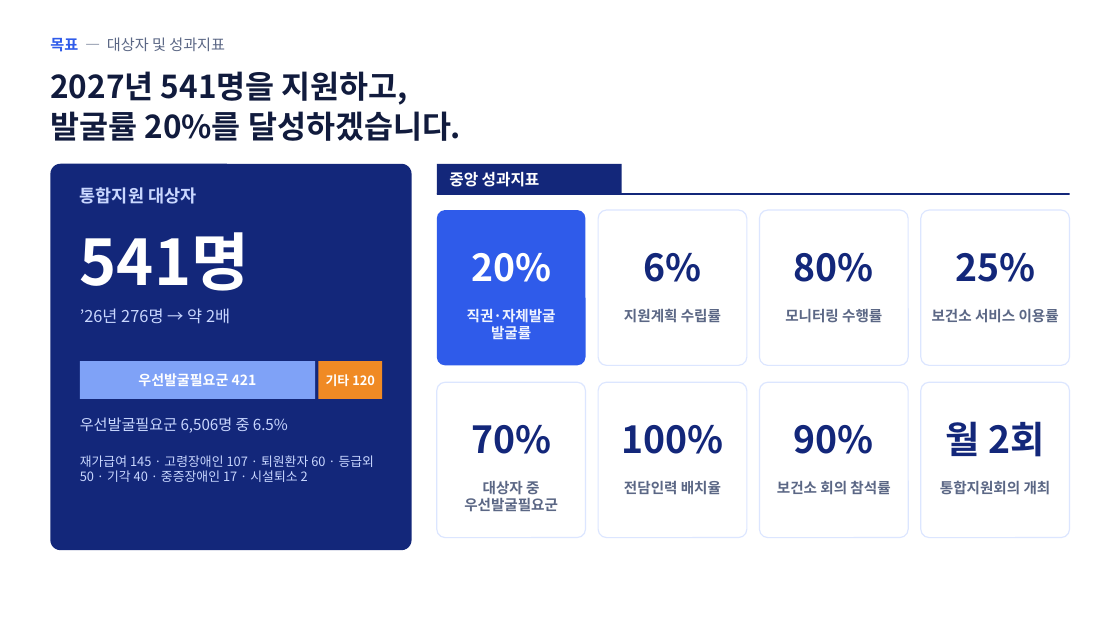
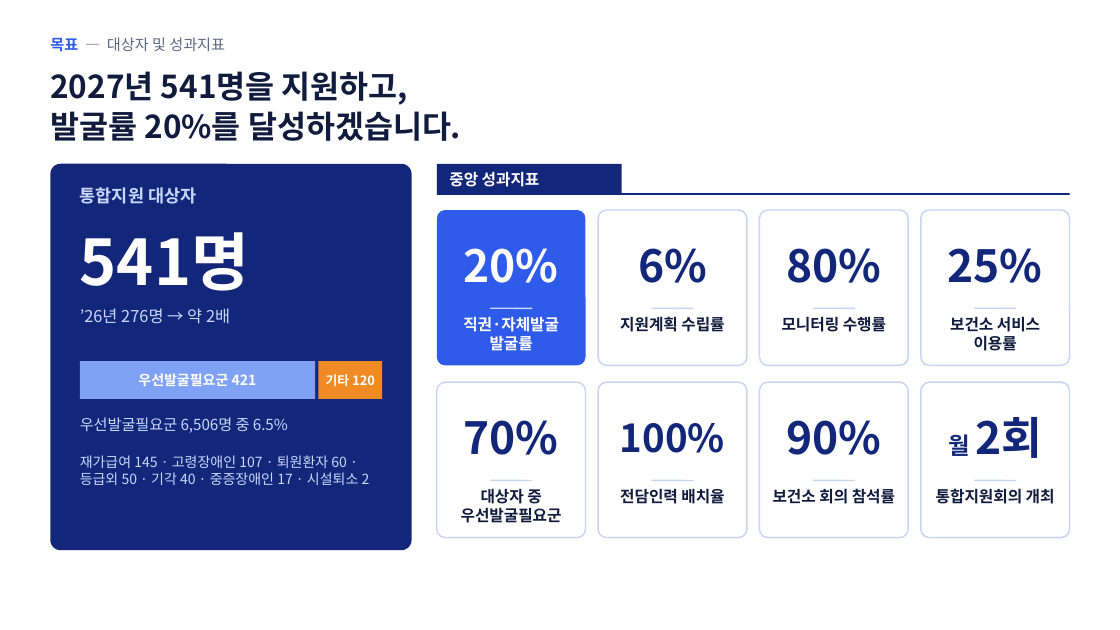
Before and after one commit to skys0430-creator/ssosso0430, a slide deck: slide 13 of docs/uiwang-2027-plan/files/2027_지역계획_협의체심의_발표자료_v3_15장.pptx. Drawn at 1120x630 pixels with LibreOffice and Linux fonts; fonts in the diff are those of the drawing; background and template pictures are left out. Boxes give left, top, right and bottom in pixels: in the first picture for what was removed or moved away, otherwise in the second. Text is boxed around its words. In the diff, an @@ line names an element or a change of style, - is before the commit and + after.

```diff
--- a/docs/uiwang-2027-plan/files/2027_지역계획_협의체심의_발표자료_v3_15장.pptx
+++ b/docs/uiwang-2027-plan/files/2027_지역계획_협의체심의_발표자료_v3_15장.pptx
@@ text "직권·자체발굴 발굴률" at [463, 317, 559, 354]: size 12.5 to 13.5 pt, text colour #EEF3FF to #FFFFFF @@
@@ line added from (491, 308) to (533, 308), #C9D7FF 1.25 pt @@
@@ 6 texts: place and size @@
-6 texts at [464, 308, 1059, 512]
+6 texts at [461, 316, 1055, 523]
@@ size 12.5 to 13.5 pt, text colour #5B6785 to #111B3D in 7 elements at [782, 316, 886, 332], [950, 316, 1040, 351], [461, 488, 562, 523], [773, 488, 895, 504], [936, 488, 1055, 504], [620, 488, 724, 504], [620, 316, 724, 332] @@
@@ line added from (652, 308) to (694, 308), #C9D5F2 1.25 pt @@
@@ text "모니터링 수행률": place and size @@
-text "모니터링 수행률" at [785, 309, 882, 323]
+text "모니터링 수행률" at [782, 316, 886, 332]
@@ line added from (813, 308) to (855, 308), #C9D5F2 1.25 pt @@
@@ line added from (975, 308) to (1017, 308), #C9D5F2 1.25 pt @@
@@ outline #DCE6FF 1 pt to #C9D5F2 1.25 pt in 7 elements at [598, 210, 747, 365], [760, 210, 908, 365], [921, 210, 1070, 365], [437, 382, 586, 538], [598, 382, 747, 538], [760, 382, 908, 538], [921, 382, 1070, 538] @@
@@ text "100%" at [620, 423, 725, 453]: size 32 to 33 pt @@
@@ size 32 to 38 pt in 6 elements at [464, 248, 559, 283], [638, 248, 707, 283], [786, 248, 881, 283], [948, 248, 1043, 283], [464, 420, 559, 455], [786, 420, 881, 455] @@
@@ text "월 2회" at [948, 417, 1042, 458]: size 32 to 20 pt in "월"; size 32 to 38 pt in "2회" @@
@@ text "재가급여 145 · 고령장애인 107 ..." at [80, 455, 370, 485]: size 11 to 12 pt @@
@@ line added from (491, 481) to (533, 481), #C9D5F2 1.25 pt @@
@@ line added from (652, 481) to (694, 481), #C9D5F2 1.25 pt @@
@@ text "보건소 회의 참석률": place and size @@
-text "보건소 회의 참석률" at [777, 481, 890, 495]
+text "보건소 회의 참석률" at [773, 488, 895, 504]
@@ line added from (813, 481) to (855, 481), #C9D5F2 1.25 pt @@
@@ line added from (975, 481) to (1017, 481), #C9D5F2 1.25 pt @@
```
Also in this commit, not shown: 2 other files.
